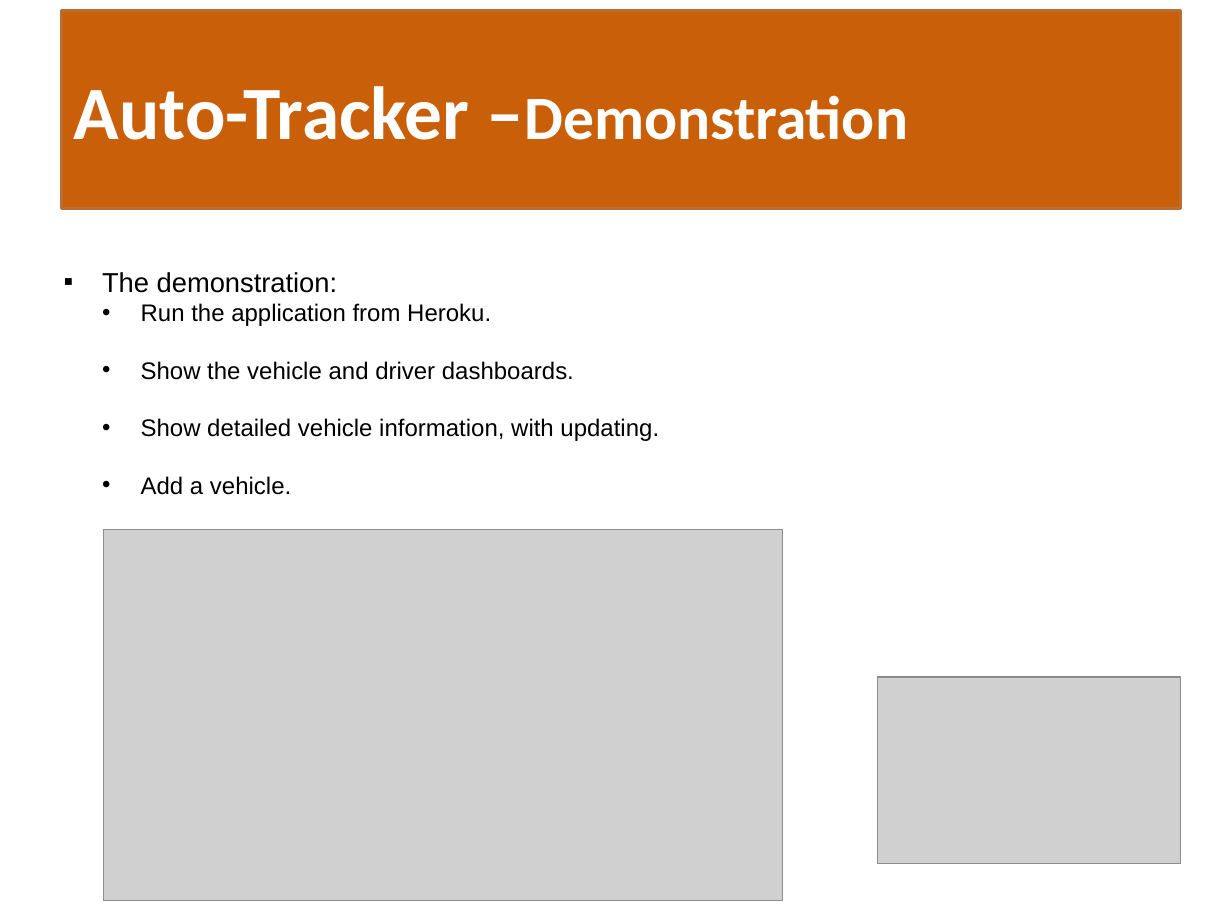
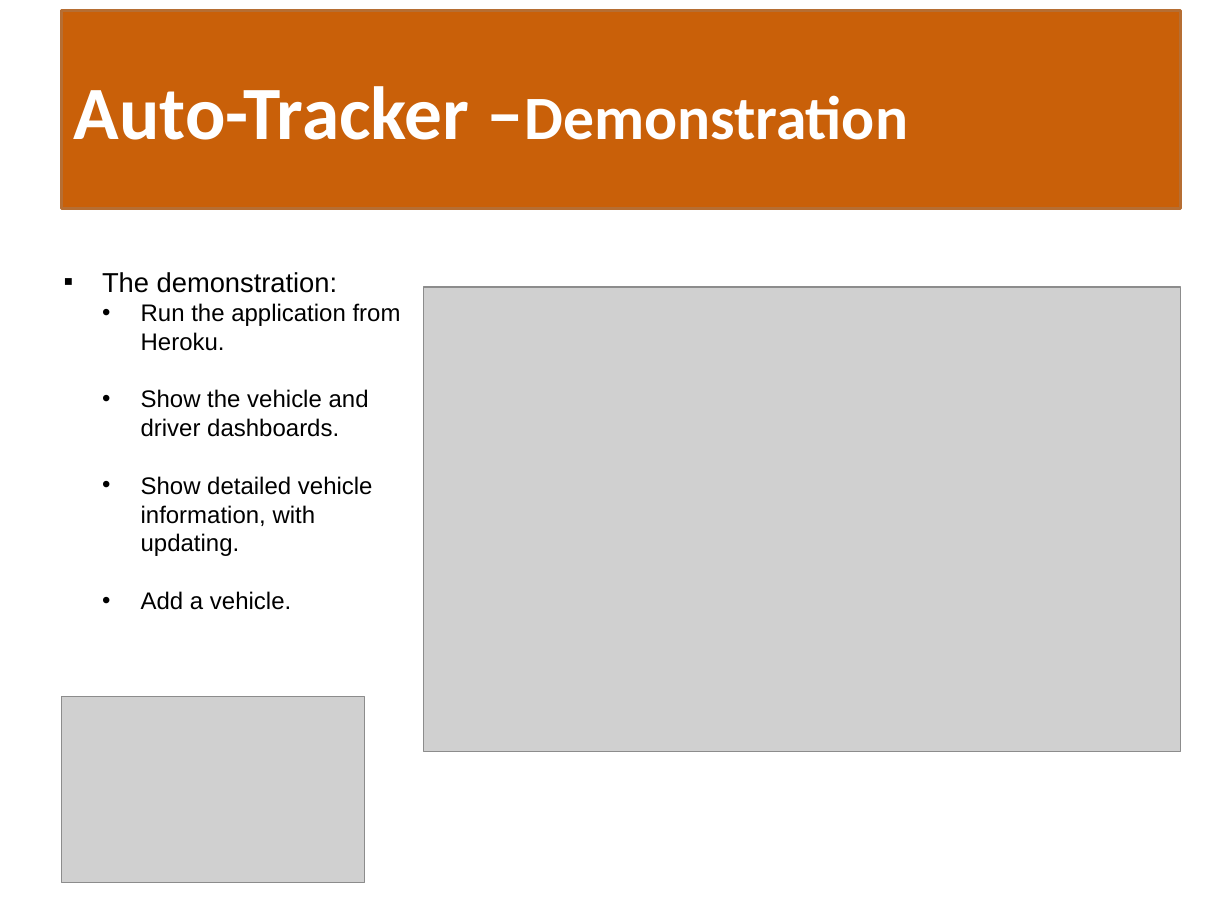
Before and after one commit to p2T3/auto-tracker, a slide deck: slide 7 of public/assets/Auto-Tracker-Presentation.pptx. Drawn at 1232x924 pixels with LibreOffice and Linux fonts; fonts in the diff are those of the drawing; grey boxes stand for pictures. Boxes give left, top, right and bottom in pixels: in the first picture for what was removed or moved away, otherwise in the second. Text is boxed around its words. In the diff, an @@ line names an element or a change of style, - is before the commit and + after.

```diff
--- a/public/assets/Auto-Tracker-Presentation.pptx
+++ b/public/assets/Auto-Tracker-Presentation.pptx
@@ text "The demonstration:" rewrapped from (102,272,659,495) to (102,272,401,610) @@
@@ picture added at (424,287,1181,752) @@
@@ picture removed at (103,530,782,901) @@
@@ picture: place and size @@
-picture at (877,678,1180,865)
+picture at (62,696,365,883)
```
Also in this commit, not shown: 3 other slides changed, 5 other files.
